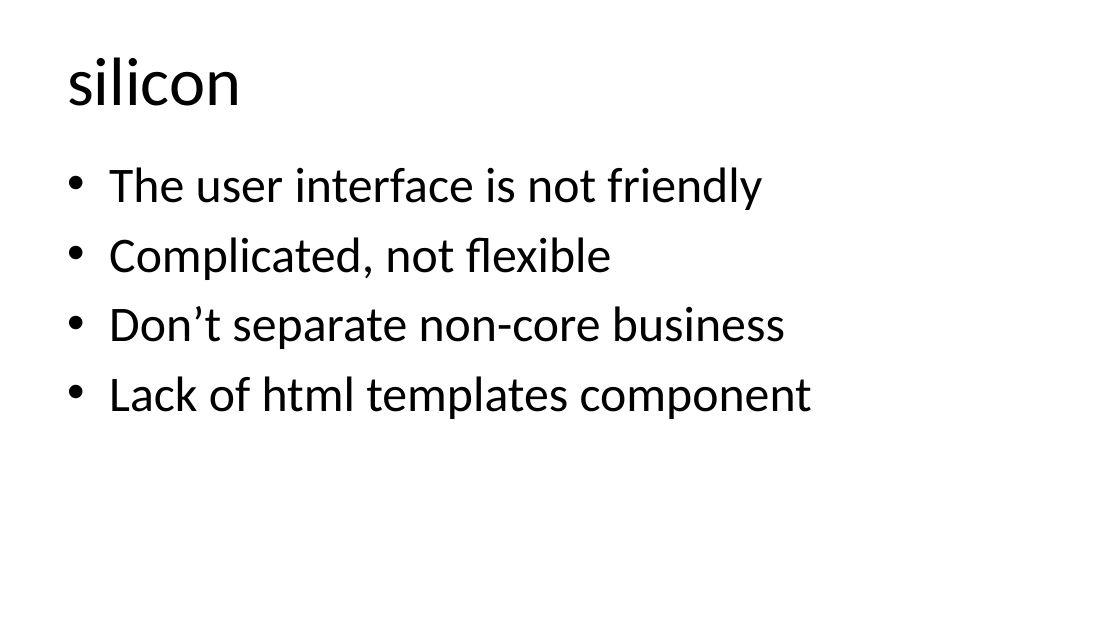
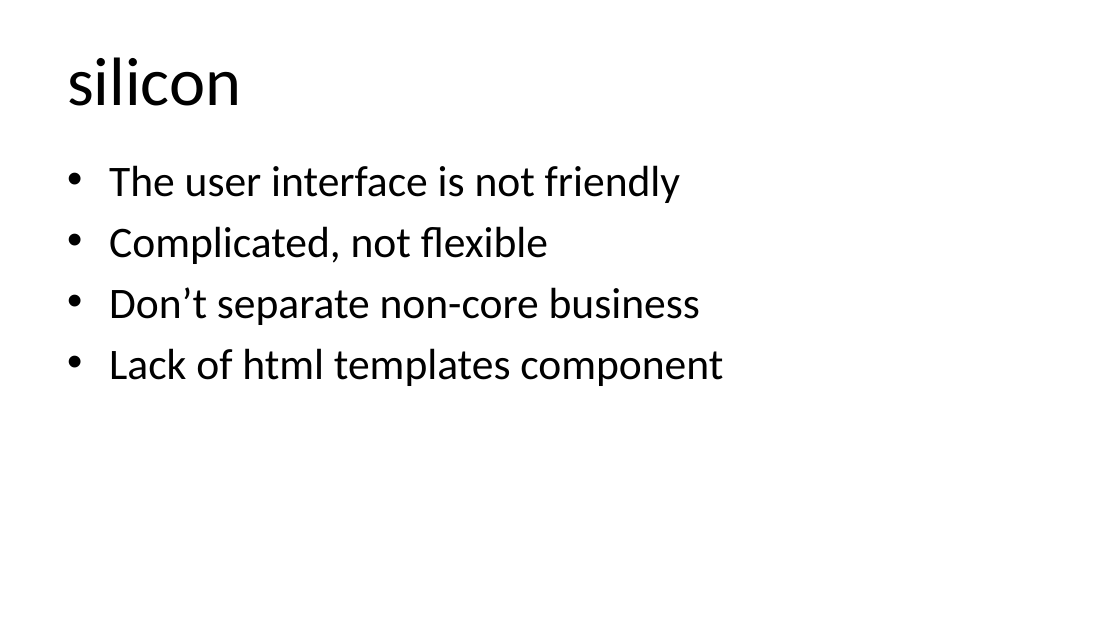
Before and after one commit to qicosmos/cppcon2018, a slide deck: slide 11 of cppcon2018.pptx. Drawn at 1120x630 pixels with LibreOffice and Linux fonts; fonts in the diff are those of the drawing. Boxes give left, top, right and bottom in pixels: in the first picture for what was removed or moved away, otherwise in the second. Text is boxed around its words. In the diff, an @@ line names an element or a change of style, - is before the commit and + after.

```diff
--- a/cppcon2018.pptx
+++ b/cppcon2018.pptx
@@ text "The user interface is not ..." at (x1=109, y1=165, x2=723, y2=386): size 32 to 28 pt @@
```
Also in this commit, not shown: 2 other slides changed, 31 slides added.
